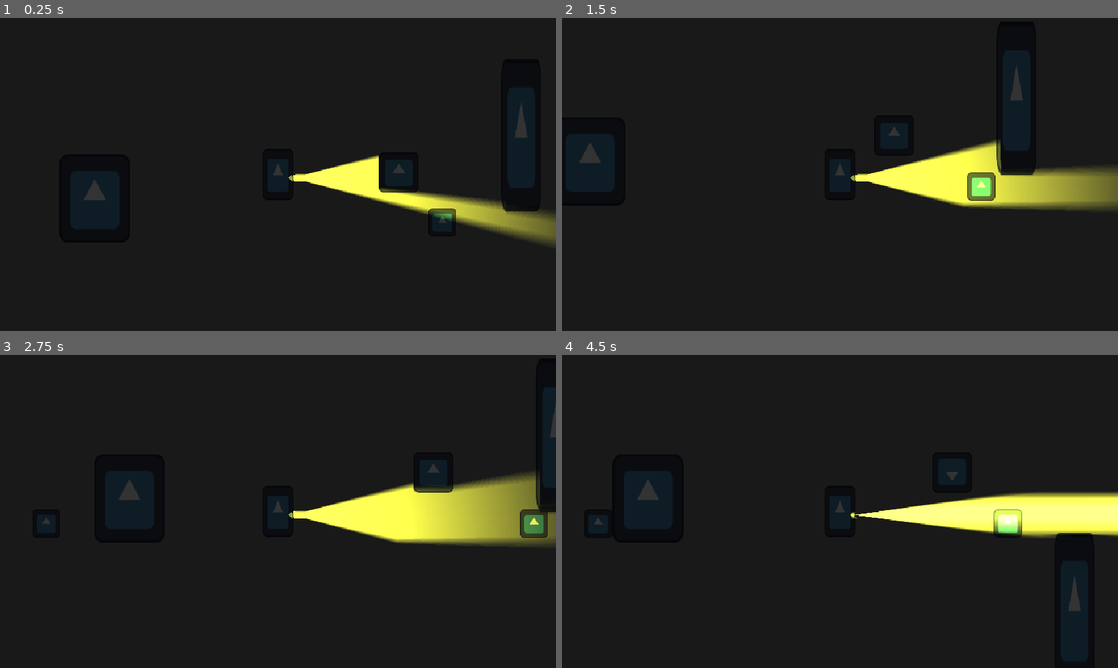
Above: before the commit, frames 1-4 (two rows, left to right).
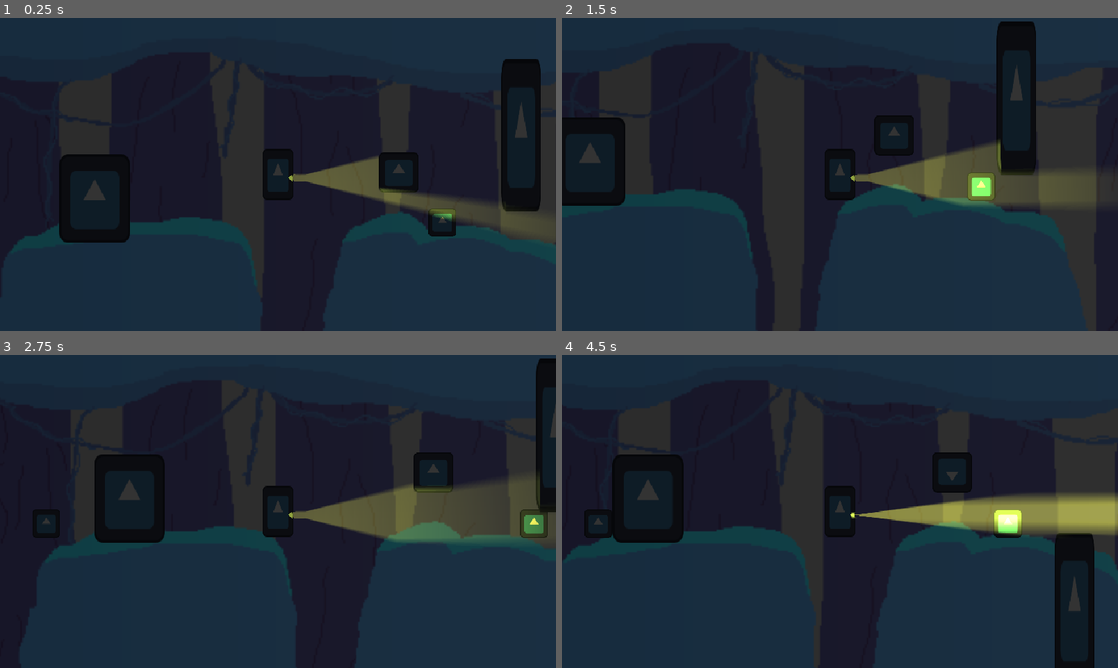
Above: after the commit, the same moments.

Repository: pdues/LD60
Game: Godot game, scene res://scene/game.tscn
The game is run twice, just before and just after one commit, with the same random seed, the same clock (stepped at 60 frames per second) and the same inputs. The engine's default icon, where the game draws it, is replaced by a stand-in: a white triangle on a blue panel in a dark square.
Inputs:
- Up to frame 1 (0.25 s): no input
- Up to frame 2 (1.5 s): hold G 0.53-1.28 s; hold Right (ui_right) from 0.53 s (still down); tap Space (ui_select) at 0.77 s; tap E at 1.35 s
- Up to frame 3 (2.75 s): tap Space (ui_select) at 1.52 s; release Right (ui_right) at 2.03 s; hold Left (ui_left) from 2.03 s (still down); hold G from 2.03 s (still down)
- Up to frame 4 (4.5 s): release Left (ui_left) at 2.78 s; release G at 2.78 s; hold Right (ui_right) 2.78-4.28 s; tap E at 2.85, 4.35 s; tap Space (ui_select) at 3.02, 3.77 s; hold G 3.53-4.28 s; hold Left (ui_left) from 4.28 s (still down)

The runs differ from the first frame. In frame 1, 49% of the frame differs, in the area x 0-100%, y 0-100%; in frame 2, 53%; in frame 3, 55%; in frame 4, 54%.

Commit message:
fix light

Diff:
--- a/ld-60-game/scene/game.tscn
+++ b/ld-60-game/scene/game.tscn
@@ -9,13 +9,10 @@
 [ext_resource type="Texture2D" uid="uid://cou5g1u8e8bov" path="res://assets/Paralaxe2.png" id="5_qpk70"]
 [ext_resource type="Texture2D" uid="uid://h6ueeee7wsnp" path="res://assets/Paralaxe3.png" id="6_ll5lq"]
 
-[sub_resource type="Gradient" id="Gradient_xwcet"]
+[sub_resource type="Gradient" id="Gradient_ll5lq"]
 
-[sub_resource type="GradientTexture2D" id="GradientTexture2D_xlg7c"]
-gradient = SubResource("Gradient_xwcet")
-
-[sub_resource type="CanvasTexture" id="CanvasTexture_q7g21"]
-diffuse_texture = SubResource("GradientTexture2D_xlg7c")
+[sub_resource type="GradientTexture2D" id="GradientTexture2D_1bkod"]
+gradient = SubResource("Gradient_ll5lq")
 
 [sub_resource type="WorldBoundaryShape2D" id="WorldBoundaryShape2D_xrivr"]
 distance = -136.0
@@ -25,11 +22,6 @@
 
 [node name="Game" type="Node2D" unique_id=1573071005]
 
-[node name="Sprite2D" type="Sprite2D" parent="." unique_id=1115825412]
-position = Vector2(194.5, 112.00001)
-scale = Vector2(561, 268)
-texture = SubResource("CanvasTexture_q7g21")
-
 [node name="player" parent="." unique_id=963260103 instance=ExtResource("1_5kiuu")]
 z_index = 20
 position = Vector2(160, 90)
@@ -37,11 +29,16 @@
 [node name="Camera2D" type="Camera2D" parent="player" unique_id=1791443678]
 zoom = Vector2(3, 3)
 
+[node name="lichtcanvas" type="Sprite2D" parent="player/Camera2D" unique_id=368611500]
+modulate = Color(0.66288584, 0.66288584, 0.66288584, 0.47843137)
+show_behind_parent = true
+z_index = -90
+position = Vector2(229, -14.000008)
+scale = Vector2(22.1875, 9.4375)
+texture = SubResource("GradientTexture2D_1bkod")
+
 [node name="Licht" parent="player" unique_id=361559328 instance=ExtResource("4_xwcet")]
 position = Vector2(1, 2)
-
-[node name="Camera2D#CanvasModulate" type="CanvasModulate" parent="." unique_id=1954762587]
-color = Color(0.1987377, 0.1987377, 0.1987377, 1)
 
 [node name="StaticBody2D" type="StaticBody2D" parent="." unique_id=2113442768]
 position = Vector2(2, 23)
@@ -61,7 +58,16 @@
 [node name="Hindernis" parent="." unique_id=405979128 instance=ExtResource("3_33cqm")]
 position = Vector2(53, 135)
 
+[node name="lichttür" parent="." unique_id=785221569 instance=ExtResource("4_p1ry8")]
+position = Vector2(0, -15)
+
+[node name="Camera2D#CanvasModulate" type="CanvasModulate" parent="." unique_id=1954762587]
+z_index = -100
+color = Color(0.1987377, 0.1987377, 0.1987377, 1)
+
 [node name="parallaxe" type="Node2D" parent="." unique_id=1418363855]
+z_index = -100
+z_as_relative = false
 
 [node name="ParallaxBackground" type="ParallaxBackground" parent="parallaxe" unique_id=1988723728]
 
@@ -95,6 +101,3 @@
 
 [node name="Sprite2D" type="Sprite2D" parent="parallaxe/ParallaxBackground/ParallaxLayer4" unique_id=887460248]
 texture = ExtResource("6_ll5lq")
-
-[node name="lichttür" parent="." unique_id=785221569 instance=ExtResource("4_p1ry8")]
-position = Vector2(0, -15)
